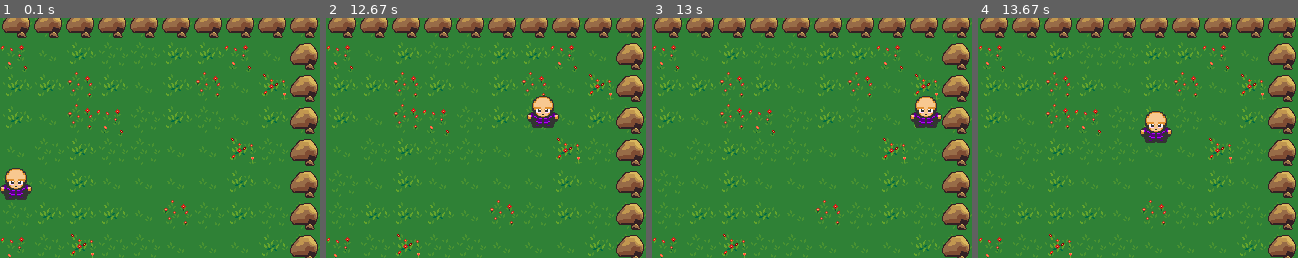
Above: before the commit, frames 1-4 (left to right).
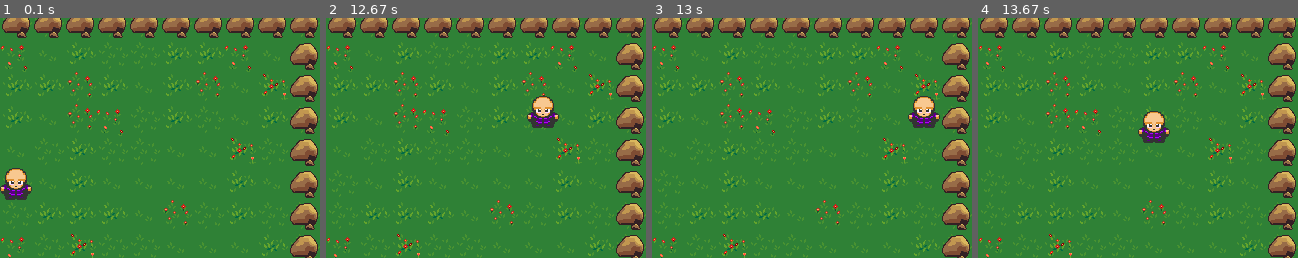
Above: after the commit, the same moments.

Repository: quizi54/pygame_rpg
Game: pygame game, started from main.py
Same seed, same stepped clock (60 frames per second), same inputs: the game is played once before the commit and once after it.
Inputs:
- Up to frame 1 (0.1 s): no input
- Up to frame 2 (12.67 s): hold Up 0.33-0.8 s; hold Right 0.83-1.47 s; hold Down 1.5-1.87 s; hold Left 1.9-2.37 s; hold Right 2.4-2.87 s; hold Up 2.9-3.2 s; hold Right 3.23-3.7 s; hold Left 3.73-4.27 s; hold Down 4.3-4.6 s; hold Left 4.63-5.03 s; hold Up 5.07-5.43 s; hold Right 5.47-6.1 s; hold Down 6.13-6.5 s; hold Left 6.53-7 s; hold Right 7.03-7.5 s; hold Up 7.53-7.83 s; hold Right 7.87-8.33 s; hold Left 8.37-8.9 s; hold Down 8.93-9.23 s; hold Left 9.27-9.67 s; hold Up 9.7-10.07 s; hold Right 10.1-10.73 s; hold Down 10.77-11.13 s; hold Left 11.17-11.63 s; hold Right 11.67-12.13 s; hold Up 12.17-12.47 s; hold Right from 12.5 s (still down)
- Up to frame 3 (13 s): release Right at 12.97 s
- Up to frame 4 (13.67 s): hold Left 13-13.53 s; hold Down from 13.57 s (still down)
The pictures show only the part of the screen within x 50-100%, y 2-52%; the shares and areas given below are measured in that part.

Frames 1-2 are identical in both runs. In frame 3, 0.5% of the frame differs, in the area x 80-91%, y 32-46%; in frame 4, 0.5%.

Commit message:
add collision detection to Player class

Diff:
--- a/sprites.py
+++ b/sprites.py
@@ -40,7 +40,9 @@
         self.movement()
 
         self.rect.x += self.x_change
+        self.collide_blocks('x')
         self.rect.y += self.y_change
+        self.collide_blocks('y')
         self.x_change = 0
         self.y_change = 0
 
@@ -58,6 +60,21 @@
         if keys[pygame.K_DOWN]:
             self.y_change += PLAYER_SPEED
             self.facing = 'down'
+
+    def collide_blocks(self, direction):
+        hits = pygame.sprite.spritecollide(self, self.game.blocks, False)
+        if direction == 'x':
+            if hits:
+                if self.x_change > 0:
+                    self.rect.x = hits[0].rect.left - self.rect.width
+                if self.x_change < 0:
+                    self.rect.x = hits[0].rect.right
+        if direction == 'y':
+            if hits:
+                if self.y_change > 0:
+                    self.rect.y = hits[0].rect.top - self.rect.height
+                if self.y_change < 0:
+                    self.rect.y = hits[0].rect.top
 
 class Block(pygame.sprite.Sprite):
     def __init__(self, game, x, y):
